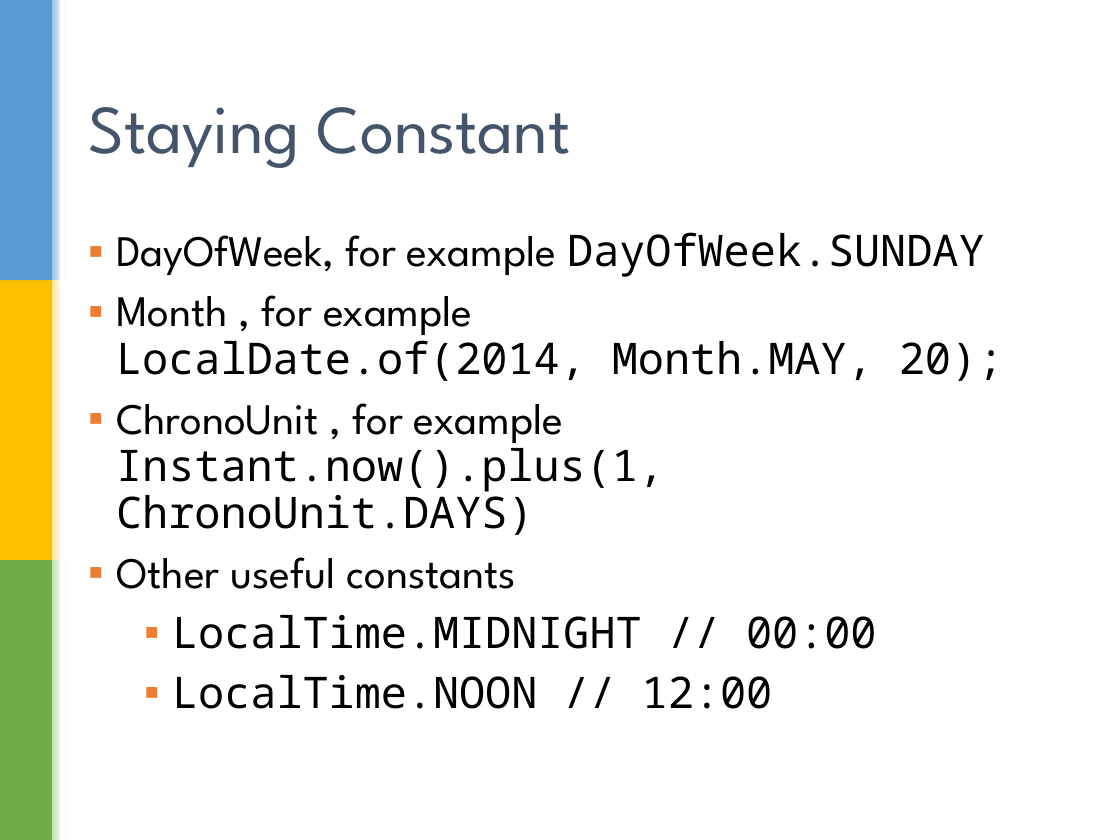
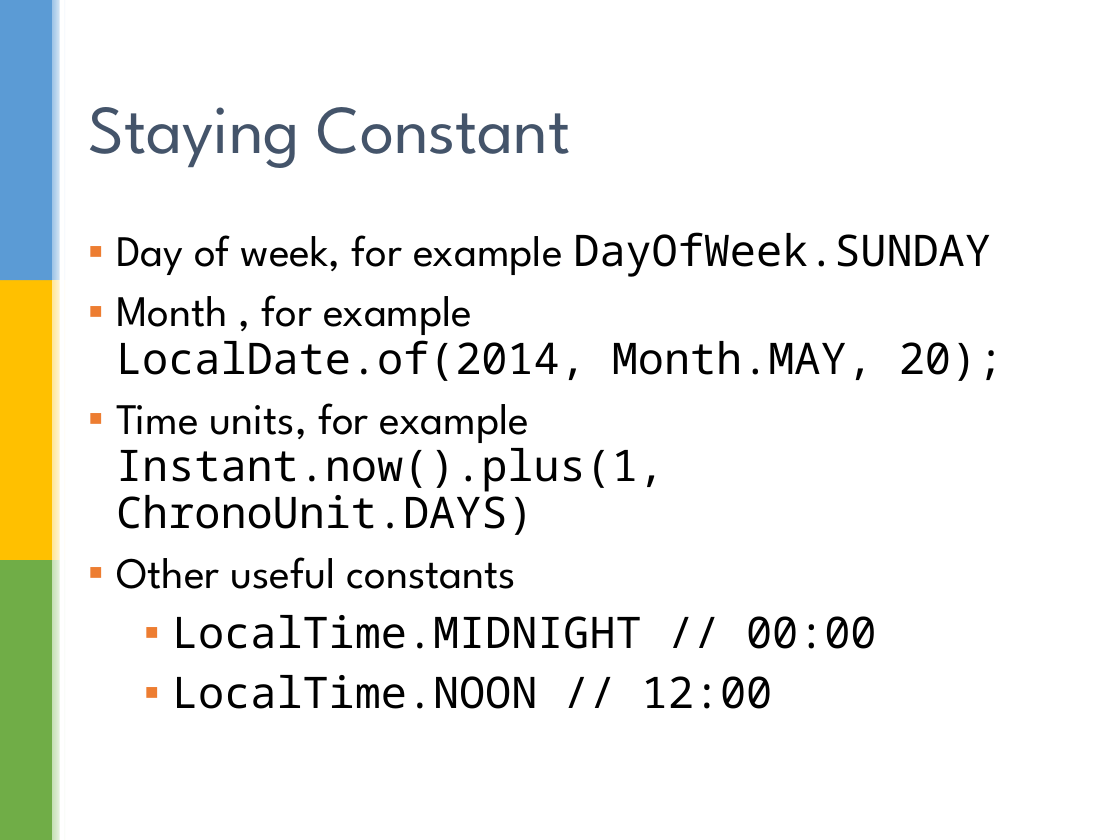
Before and after one commit to sualeh/make-a-date, a slide deck: slide 36 of Java 8 Date and Time API.pptx (slide 37 before the commit). Drawn at 1120x840 pixels with LibreOffice and Linux fonts; fonts in the diff are those of the drawing; background and template pictures are left out. Boxes give left, top, right and bottom in pixels: in the first picture for what was removed or moved away, otherwise in the second. Text is boxed around its words. In the diff, an @@ line names an element or a change of style, - is before the commit and + after.

```diff
--- a/Java 8 Date and Time API.pptx
+++ b/Java 8 Date and Time API.pptx
@@ text at (116, 232, 990, 277): text changed @@
-▪ DayOfWeek, for example DayOfWeek.SUNDAY
+▪ Day of week, for example DayOfWeek.SUNDAY
@@ text at (116, 403, 664, 535): text changed @@
-▪ ChronoUnit , for example
-  Instant.now().plus(1, ChronoUnit.DAYS)
+▪ Time units, for example
+  Instant.now().plus(1, ChronoUnit.DAYS)
```
Also in this commit, not shown: 17 other slides changed, 1 slide removed.
